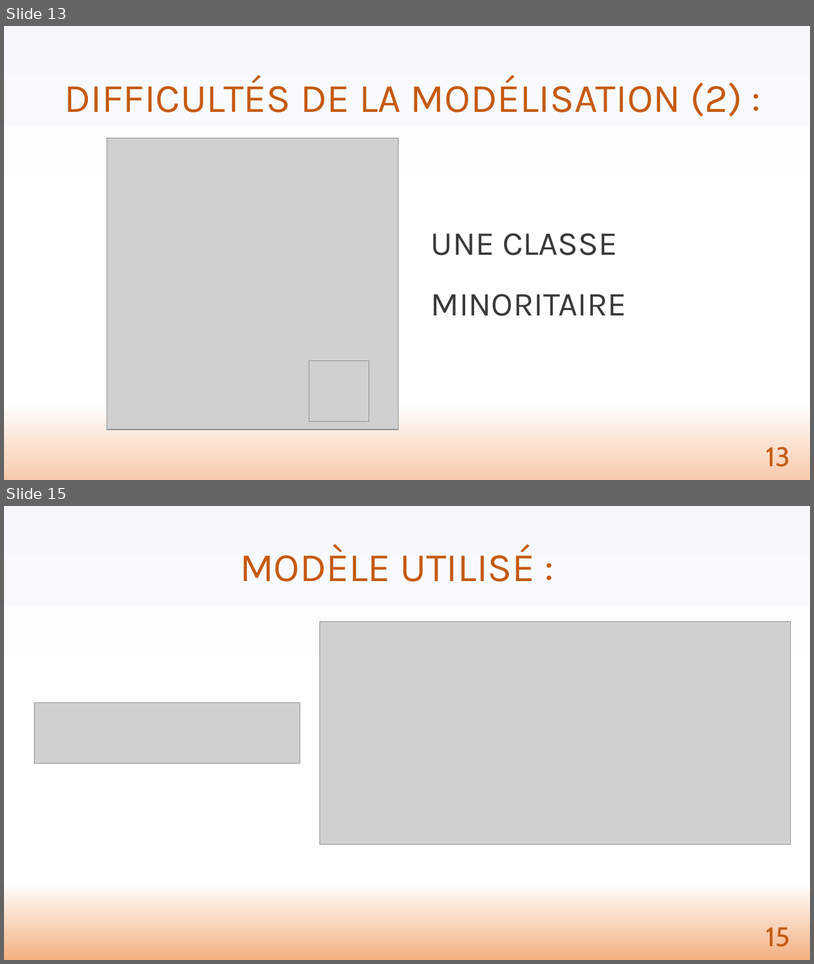
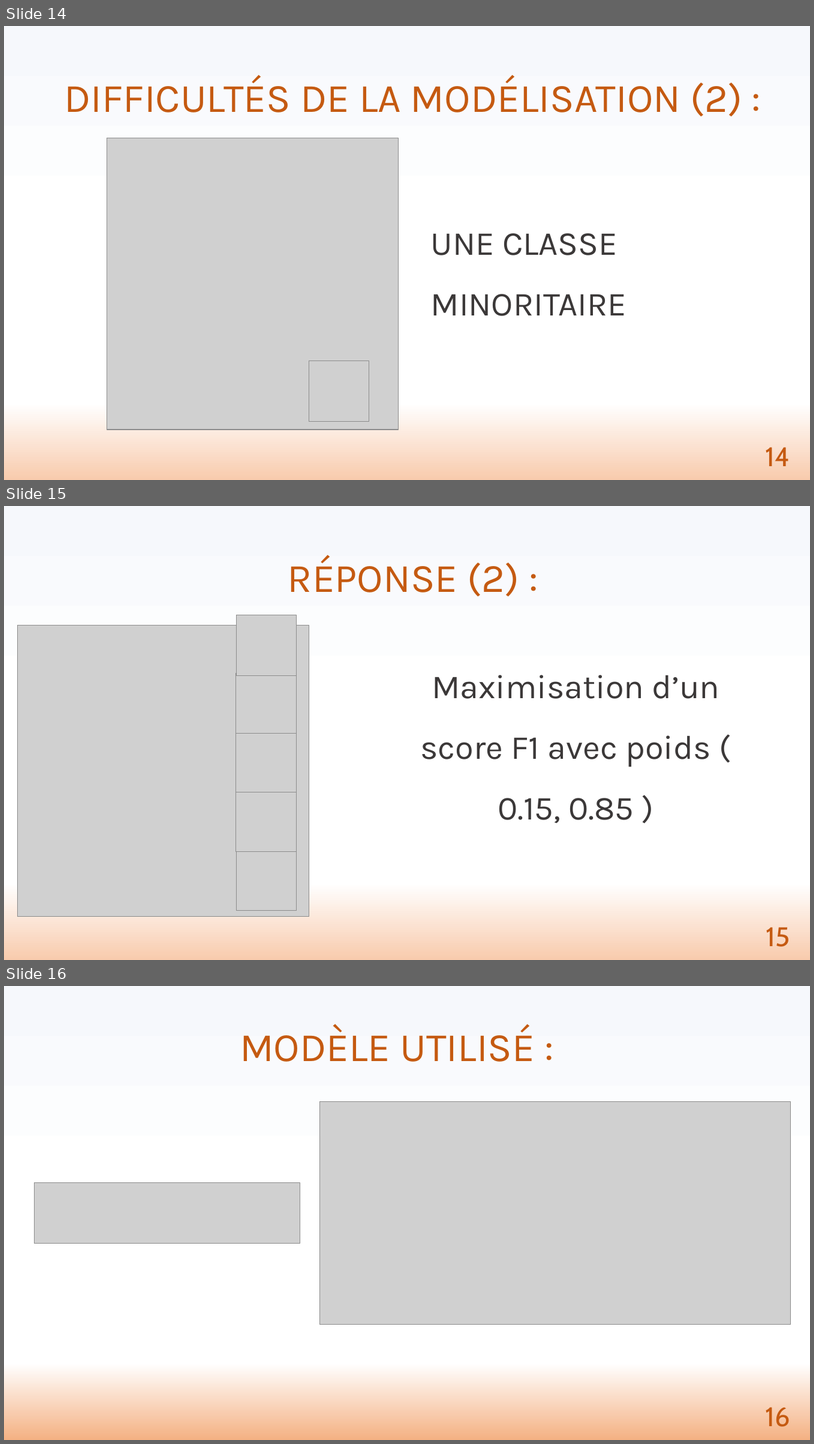
Before and after one commit to viviante79/Projet-7---Data-Scientist, a slide deck: ors_vivian_4_présentation.pptx. Shown one above the other, each under a label of ours: slides 13 and 15 before the commit, slides 14, 15 and 16 after it; the slides between them are not shown. The pictures are 814x964 and 814x1444 pixels, drawn with LibreOffice and Linux fonts; fonts in the diff are those of the drawing; grey boxes stand for pictures. Boxes give left, top, right and bottom in pixels: in the first picture for what was removed or moved away, otherwise in the second. Text is boxed around its words. In the diff, an @@ line names an element or a change of style, - is before the commit and + after.

```diff
--- a/ors_vivian_4_présentation.pptx
+++ b/ors_vivian_4_présentation.pptx
@@ slide 15 added at (4, 506, 810, 960), background gradient #F6F8FC to #FFFFFF to #F8CBAD @@
@@ title added at (288, 555, 520, 597), 48 pt, text #C55A11 @@
+RÉPONSE (2) :
@@ picture added at (18, 625, 309, 917) @@
@@ picture added at (236, 615, 297, 675) @@
@@ picture added at (236, 673, 297, 733) @@
@@ text added at (421, 675, 720, 823), 40 pt, text #3B3838 @@
+Maximisation d’un score F1 avec poids ( 0.15, 0.85 )
@@ picture added at (236, 732, 297, 792) @@
@@ picture added at (236, 792, 297, 852) @@
@@ picture added at (236, 850, 297, 911) @@
@@ page number added at (767, 927, 791, 946), 32 pt, text #C55A11 @@
+15
@@ what was slide 13 is now slide 14 @@
@@ page number at (766, 447, 791, 466): text changed @@
-13
+14
@@ what was slide 15 is now slide 16 @@
@@ page number at (765, 1407, 790, 1426): text changed @@
-15
+16
```
Also in this commit, not shown: 5 slides changed, 1 other slide added, 2 slides removed, 5 other files.
